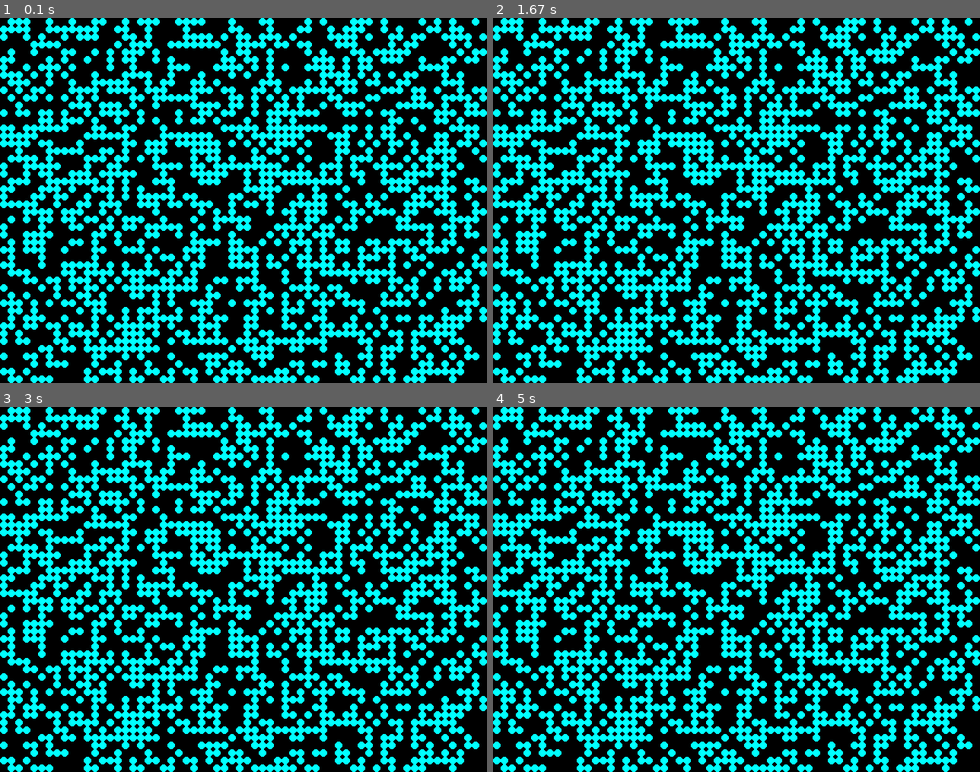
Above: before the commit, frames 1-4 (two rows, left to right).
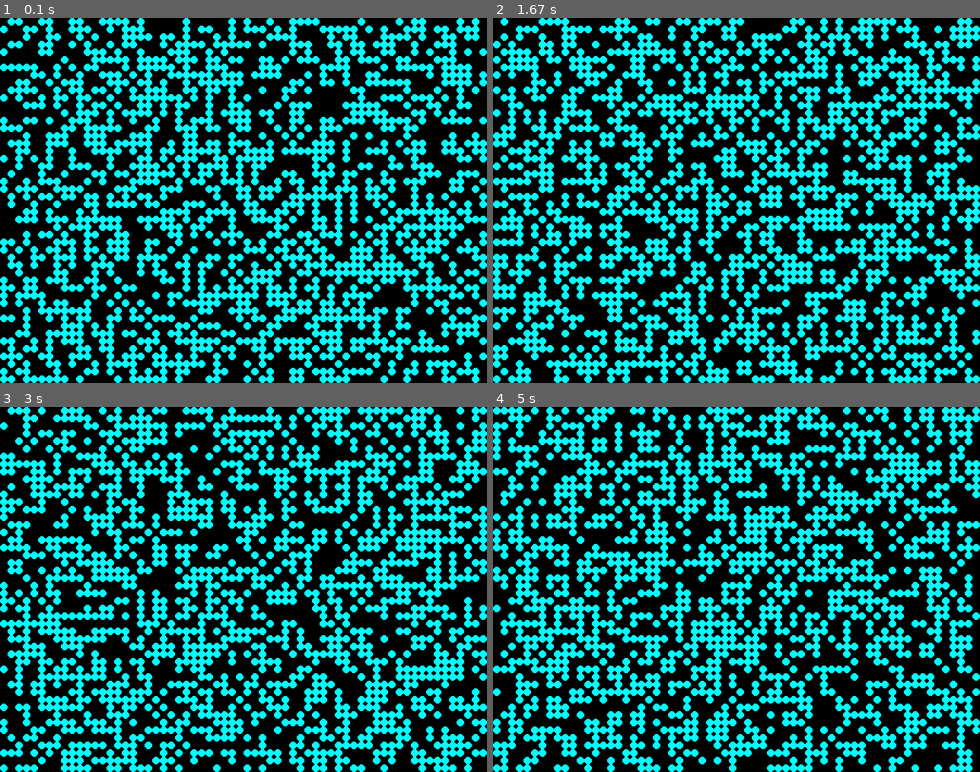
Above: after the commit, the same moments.

Repository: shayne-smith/Game-of-Life
Game: pygame game, started from pygameoflife/LifeGame.py
The game is run twice, just before and just after one commit, with the same random seed, the same clock (stepped at 60 frames per second) and the same inputs.
Inputs:
- Up to frame 1 (0.1 s): no input
- Up to frame 2 (1.67 s): no input
- Up to frame 3 (3 s): no input
- Up to frame 4 (5 s): no input

The runs differ from the first frame. In frame 1, 39% of the frame differs, in the area x 0-100%, y 0-100%; in frame 2, 37%; in frame 3, 39%; in frame 4, 38%.

Commit message:
Implemented functionality to cap the frame rate to prevent game from running too quickly

Diff:
--- a/pygameoflife/LifeGame.py
+++ b/pygameoflife/LifeGame.py
@@ -1,19 +1,23 @@
-import sys, pygame, random, time
+import sys, pygame, random
 
 BOARD_SIZE = WIDTH, HEIGHT = 640, 480
 CELL_SIZE = 10
 DEAD_COLOR = 0, 0, 0
 ALIVE_COLOR = 0, 255, 255
 
+MAX_FPS = 8
+
 
 class LifeGame:
 
     def __init__(self):
         pygame.init()
-
         self.screen = pygame.display.set_mode(BOARD_SIZE)
         self.clear_screen()
         pygame.display.flip()
+
+        self.last_update_completed = 0
+        self.desired_milliseconds_between_updates = (1.0 / MAX_FPS) * 1000.0
 
         self.active_grid = 0
         self.num_cols = int(WIDTH / CELL_SIZE)
@@ -41,18 +45,19 @@
         self.grids.append(create_grid())
         self.grids.append(create_grid())
 
-    """
-    Examples:
-    # set_grid(0) # all dead
-    # set_grid(1) # all alive
-    # set_grid() # random
-    # set_grid(None) # random
-
-    :param value:
-    :return:
-    """
+        self.set_grid()
 
     def set_grid(self, value=None, grid=0):
+        """
+        Examples:
+        # set_grid(0) # all dead
+        # set_grid(1) # all alive
+        # set_grid() # random
+        # set_grid(None) # random
+
+        :param value:
+        :return:
+        """
         for c in range(self.num_cols):
             for r in range(self.num_rows):
                 if value is None:
@@ -88,7 +93,20 @@
         # Inspect the current active generation
         # update the inactive grid to store next generation
         # swap out the active grid
+        # self.set_grid(0, self.inactive_grid())
+        # for r in range(self.num_rows - 1):
+        #     for c in range(self.num_cols - 1):
+        #         next_gen_state = self.check_cell_neighbors
         pass
+
+    def inactive_grid(self):
+        """
+        Helper function to get the index of the inactive grid
+        If active grid is 0 will return 1 and vice-versa.
+
+        :return:
+        """
+        return (self.active_grid + 1) % 2
 
     def handle_events(self):
         for event in pygame.event.get():
@@ -100,11 +118,22 @@
 
     def run(self):
         while True:
-            print('Hello')
             self.handle_events()
             # Time checking?
             self.update_generation()
+            self.set_grid()
             self.draw_grid()
+            self.cap_frame_rate()
+
+            # cap framerate at 60 fps, if time since the last frame draw < 1/60th of a second, sleep for remaining time
+
+    def cap_frame_rate(self):
+        now = pygame.time.get_ticks()
+        milliseconds_since_last_update = now - self.last_update_completed
+        time_to_sleep = self.desired_milliseconds_between_updates - milliseconds_since_last_update
+        if time_to_sleep > 0:
+            pygame.time.delay(int(time_to_sleep))
+        self.last_update_completed = now
 
 
 if __name__ == "__main__":
